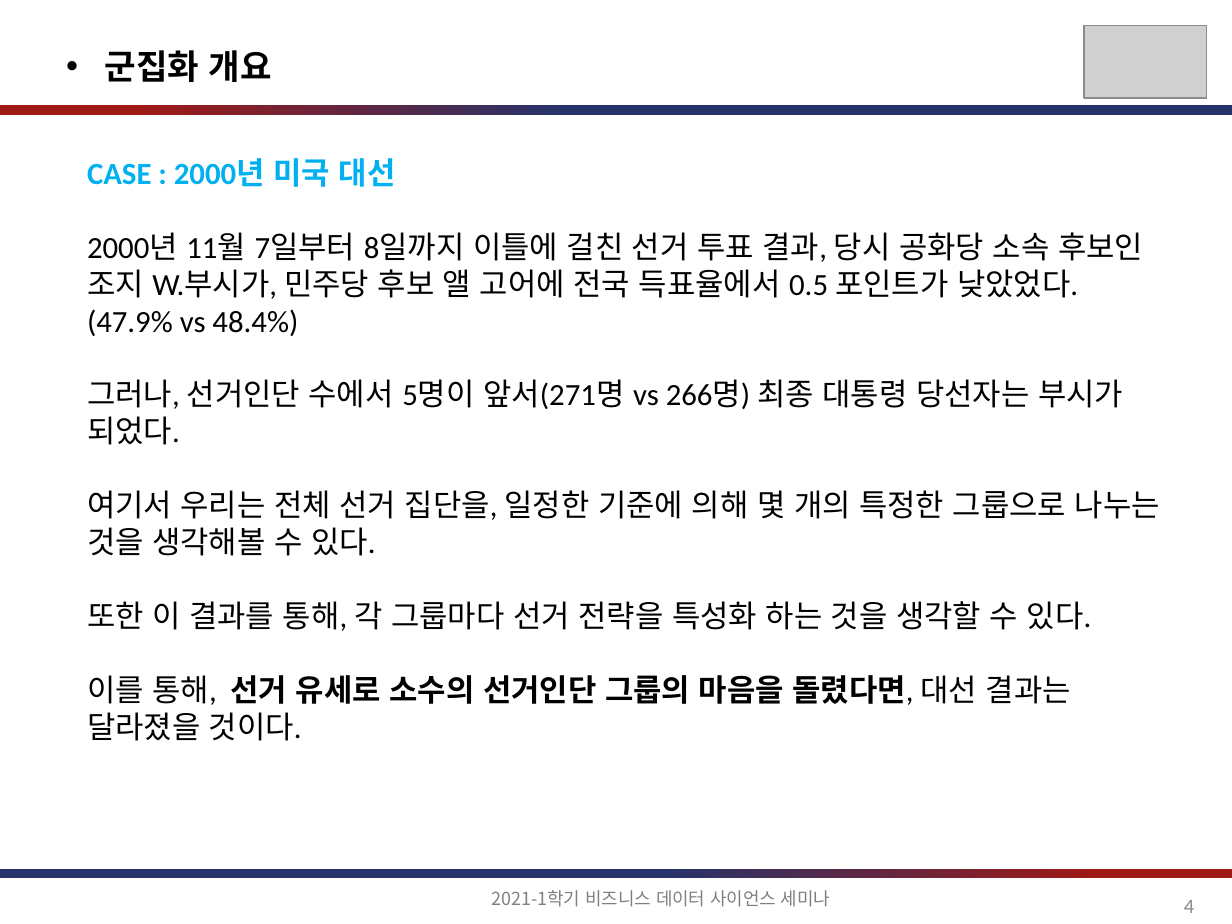
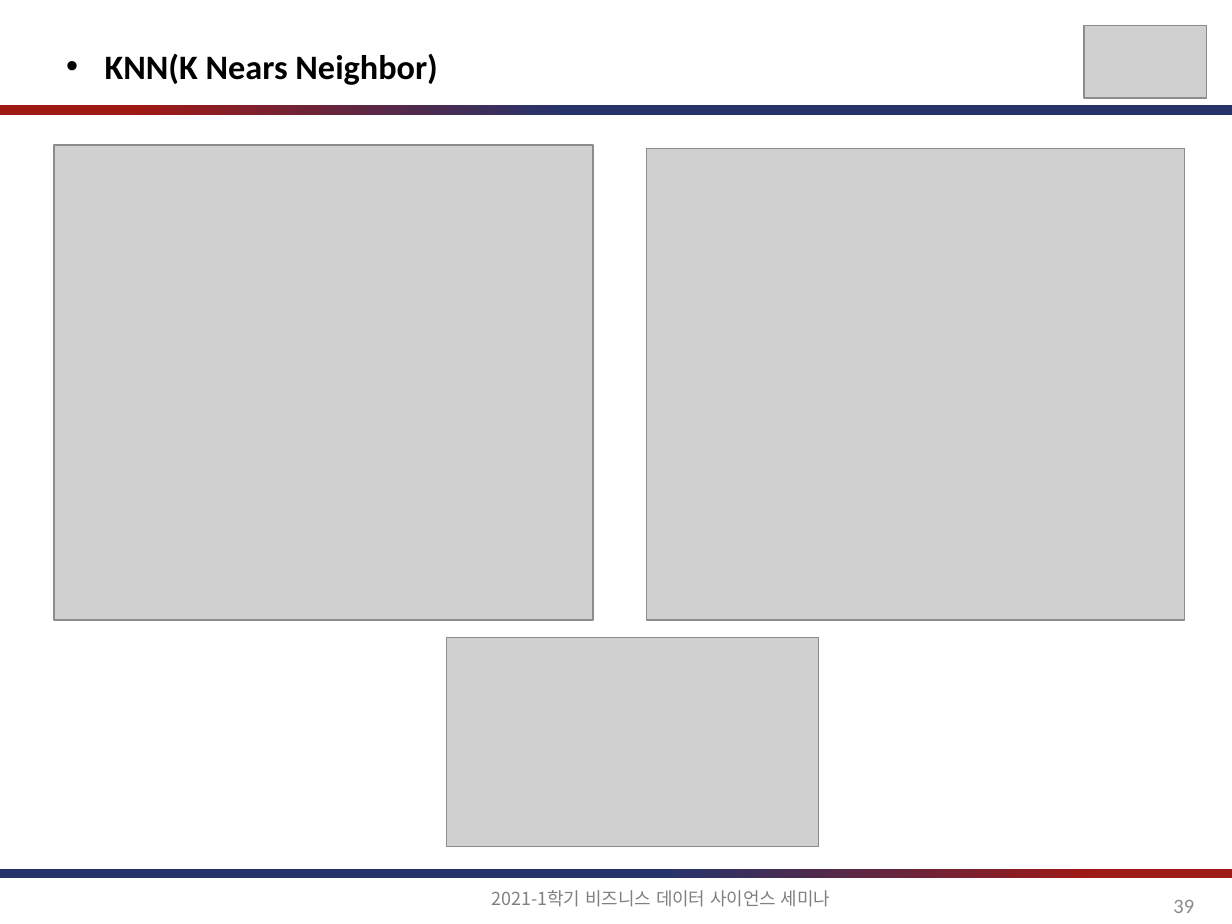
Before and after one commit to jihoahn9303/Seminar_For_Business_DS, a slide deck: slide 39 of document/비즈니스를_위한_데이터과학_6장.pptx (slide 4 before the commit). Drawn at 1232x924 pixels with LibreOffice and Linux fonts; fonts in the diff are those of the drawing; grey boxes stand for pictures. Boxes give left, top, right and bottom in pixels: in the first picture for what was removed or moved away, otherwise in the second. Text is boxed around its words. In the diff, an @@ line names an element or a change of style, - is before the commit and + after.

Commit message:
update ppt file

```diff
--- a/document/비즈니스를_위한_데이터과학_6장.pptx
+++ b/document/비즈니스를_위한_데이터과학_6장.pptx
@@ text at [105, 54, 437, 85]: text changed @@
-• 군집화 개요
+• KNN(K Nears Neighbor)
@@ picture added at [54, 145, 594, 621] @@
@@ picture added at [647, 149, 1185, 621] @@
@@ text removed at [87, 158, 1160, 741] @@
-CASE : 2000년 미국 대선
-2000년 11월 7일부터 8일까지 이틀에 걸친 선거 투표 결과, 당시 공화당 소속 후보인 조지 W.부시가, 민주당 후보 앨 고어에 전국 득표율에서 0.5 포인트가 낮았었다. (47.9% vs 48.4%)
-그러나, 선거인단 수에서 5명이 앞서(271명 vs 266명) 최종 대통령 당선자는 부시가 되었다.
-여기서 우리는 전체 선거 집단을, 일정한 기준에 의해 몇 개의 특정한 그룹으로 나누는 것을 생각해볼 수 있다.
-또한 이 결과를 통해, 각 그룹마다 선거 전략을 특성화 하는 것을 생각할 수 있다.
-이를 통해, 선거 유세로 소수의 선거인단 그룹의 마음을 돌렸다면, 대선 결과는 달라졌을 것이다.
@@ picture added at [447, 637, 819, 846] @@
@@ page number at [1173, 900, 1194, 913]: text changed @@
-4
+39
```
Also in this commit, not shown: 20 other slides changed, 4 slides added, 1 slide removed.
